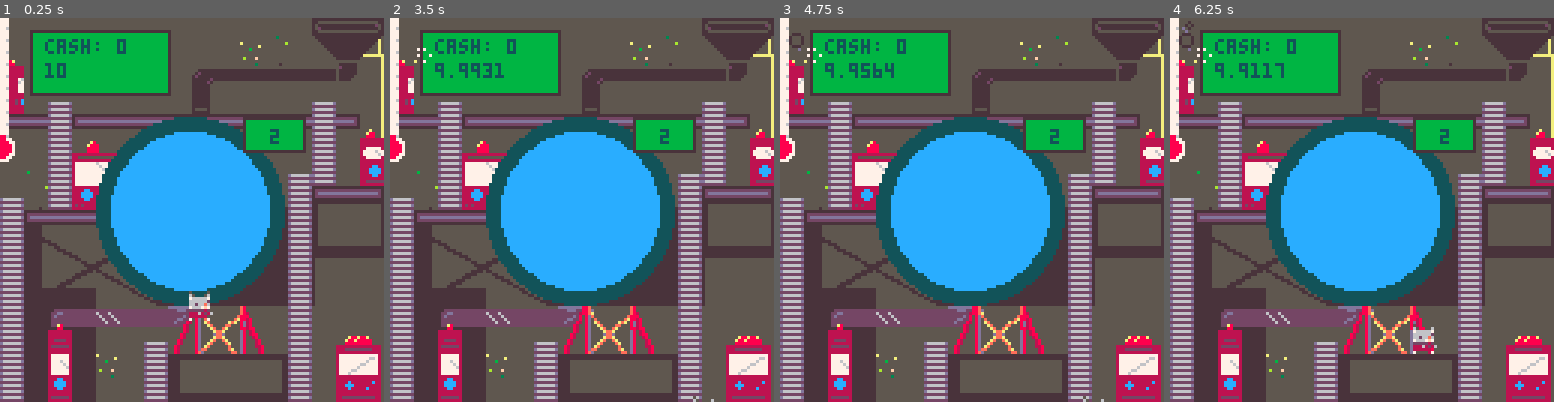
Above: before the commit, frames 1-4 (left to right).
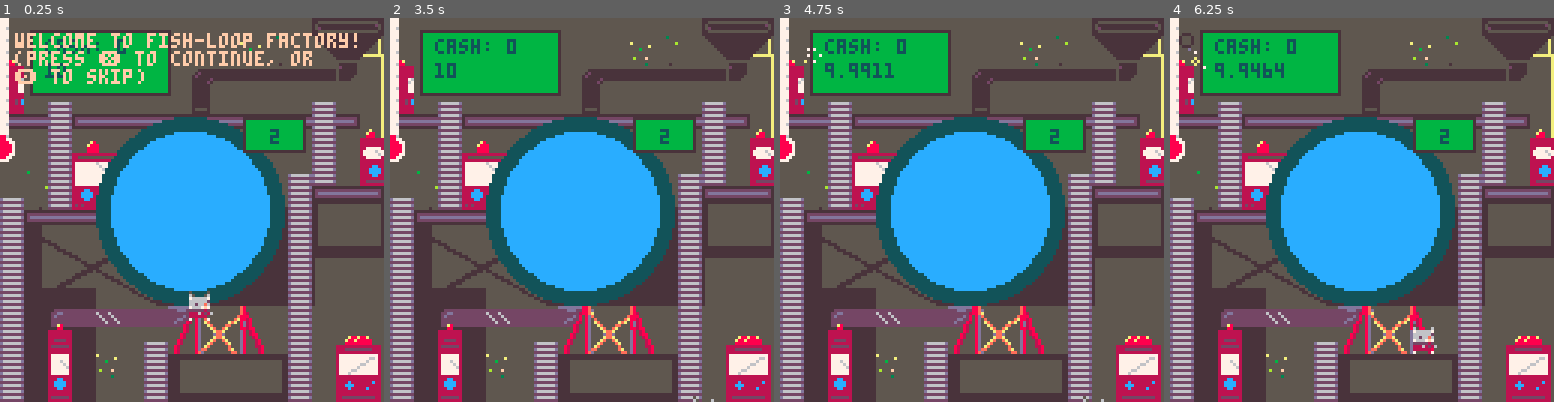
Above: after the commit, the same moments.

Repository: keatontate/gmtk-jam-2025
Game: PICO-8 cartridge src/loop-game.p8
The game is run twice, just before and just after one commit, with the same random seed, the same clock (stepped at 60 frames per second) and the same inputs.
Inputs:
- Up to frame 1 (0.25 s): no input
- Up to frame 2 (3.5 s): tap X (X key) at 0.33, 1.07, 1.85, 2.97 s; tap O (Z key) at 0.7, 1.7, 2.1, 2.5, 2.9, 3.3 s; hold Right 1.6-2.1 s; hold Up 2.15-2.42 s; hold Right 2.47-3.03 s; hold Left from 3.08 s (still down)
- Up to frame 3 (4.75 s): release Left at 3.58 s; hold Down 3.63-3.97 s; tap O (Z key) at 3.7, 4.1, 4.5 s; hold Right 4.02-4.68 s; tap X (X key) at 4.08 s; hold Up from 4.73 s (still down)
- Up to frame 4 (6.25 s): tap O (Z key) every 0.4 s from 4.9 to 6.1 s; release Up at 5.03 s; hold Left 5.08-5.68 s; tap X (X key) at 5.2 s; hold Down 5.73-6.03 s; hold Right from 6.08 s (still down)

The runs differ from the first frame. In frame 1, 3.1% of the frame differs, in the area x 3-93%, y 3-18%; in frame 2, 0.4%; in frame 3, 0.2%; in frame 4, 0.3%.

Commit message:
Added a game complete condition (win 1000 cash)

Diff:
--- a/src/game-loop.lua
+++ b/src/game-loop.lua
@@ -1,6 +1,7 @@
 function _init()
   fish_start()
   game_over = false
+  game_complete = false
 end
 
 function _update()
@@ -10,13 +11,6 @@
   -- end
   print(fish.count, 0, 0, 14)
 
-
-  -- tutorial goes instead of main loop
-  if not tutorial.finished then
-    update_tutorial()
-    update_pl()
-    return
-  end
   -- play music for situation (music(0) for normal, music(8) for tense)
   -- stop the music in an if loop to allow the other song to play. stat(57) checks if music is playing currently.
   if not stat(57) then
@@ -27,9 +21,20 @@
     end
   end
 
+  -- tutorial goes instead of main loop
+  if not tutorial.finished then
+    update_tutorial()
+    update_pl()
+    return
+  end
+
+
   -- game over stuff
   if (fish.count < 2) then
     game_over = true
+  end
+  if (cash >= 1000) then
+    game_complete = true
   end
 
   update_pl()
@@ -62,10 +67,20 @@
     -- draw game over screen
     local xoffset = 15
     local yoffset = 15
+    local txt_color = 14
     rectfill(15, 15, 113, 113, 8)
-    print("game over, out of fish!", xoffset+5, yoffset+5, 14)
-    print("to retry, pause and", xoffset+5, yoffset + 11, 14)
-    print("click reset cart. ", xoffset+5, yoffset + 17, 14)
-    print("score: " .. cash, xoffset+5, yoffset + 23, 14)
+    print("game over, out of fish!", xoffset+5, yoffset+5, txt_color)
+    print("to retry, pause and", xoffset+5, yoffset + 11, txt_color)
+    print("click reset cart. ", xoffset+5, yoffset + 17, txt_color)
+    print("score: " .. cash, xoffset+5, yoffset + 23, txt_color)
+  elseif game_complete then
+    local xoffset = 15
+    local yoffset = 15
+    local txt_color = 5
+    rectfill(15, 15, 113, 113, 8)
+    print("congrats! you got $1000!", xoffset+5, yoffset+5, txt_color)
+    print("to retry, pause and", xoffset+5, yoffset + 11, txt_color)
+    print("click reset cart. ", xoffset+5, yoffset + 17, txt_color)
+    print("score: " .. cash, xoffset+5, yoffset + 23, txt_color)
   end
 end
--- a/src/tutorial.lua
+++ b/src/tutorial.lua
@@ -1,8 +1,13 @@
 tutorial = {
   i = 1,
-  finished = true,
+  finished = false,
   tutorial_messages = {
     "welcome to fish-loop factory! \n(press \151 to continue, or \n\142 to skip)",
+    "your goal is to get $1000 cash. (\151)",
+    "machines may break! to keep \nyour fish happiness high, \ndon't forget to repair them. \n(\151)",
+    "to earn cash, go to the store \n(bottom right) and sell fish. (\151)",
+    "if fish aren't happy enough, \ntheir numbers may decrease! (\151)",
+    "good luck! \n(press \151 to start game)"
   }
 }
 function update_tutorial()
@@ -10,7 +15,8 @@
     tutorial.finished = true
   end
 
-  if btn(5) then tutorial.i += 1 end
+  if btnp(5) then tutorial.i += 1 end
+  if btnp(4) then tutorial.i = #tutorial.tutorial_messages end
 
 end
 
